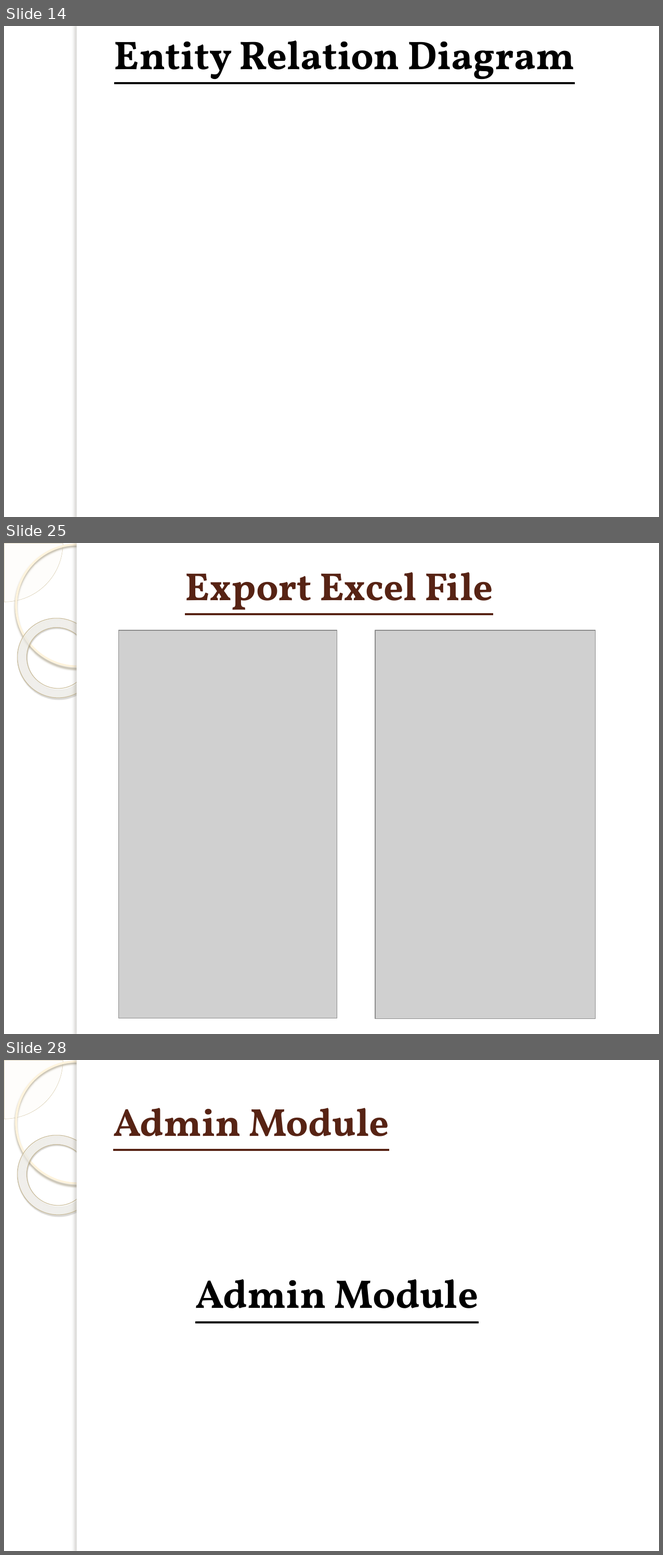
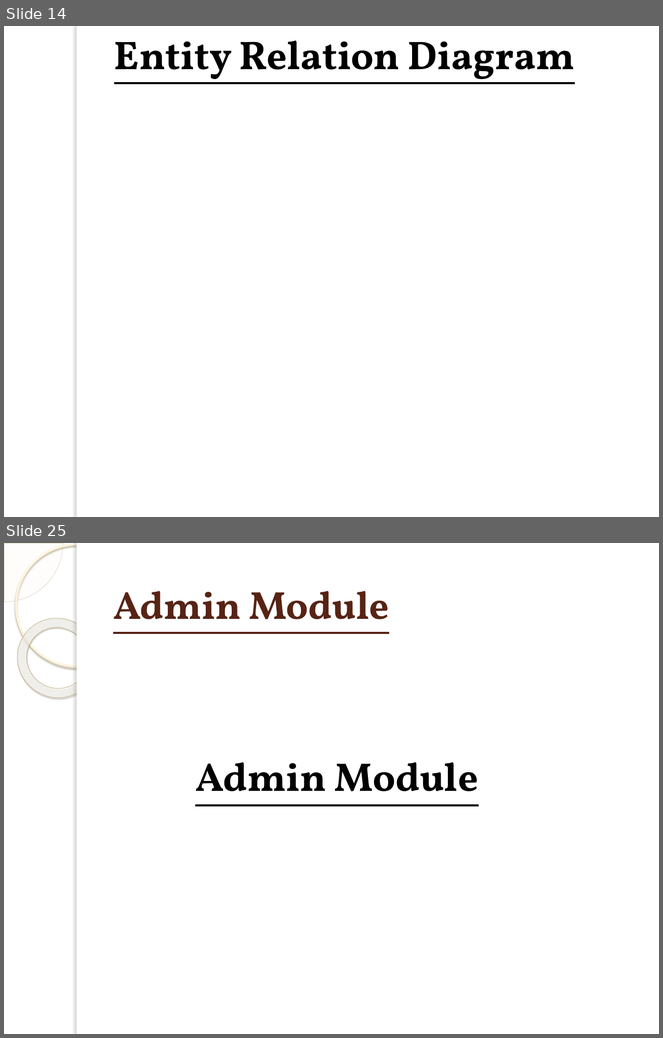
Before and after one commit to Muradali-786/fyp-thesis, a slide deck: fyp presentation New.pptx. Shown one above the other, each under a label of ours: slides 14, 25 and 28 before the commit, slides 14 and 25 after it; the slides between them are not shown. The pictures are 663x1555 and 663x1038 pixels, drawn with LibreOffice and Linux fonts; fonts in the diff are those of the drawing; grey boxes stand for pictures; background and template pictures are left out. Boxes give left, top, right and bottom in pixels: in the first picture for what was removed or moved away, otherwise in the second. Text is boxed around its words. In the diff, an @@ line names an element or a change of style, - is before the commit and + after.

```diff
--- a/fyp presentation New.pptx
+++ b/fyp presentation New.pptx
@@ slide 25 removed at (4,543,659,1034), background picture (left out); not listed: 5 template elements that a slide beside it also shows @@
@@ title removed at (185,572,493,615) @@
-Export Excel File
@@ picture removed at (118,630,337,1019) @@
@@ picture removed at (375,630,596,1019) @@
@@ what was slide 28 is now slide 25 @@
```
Also in this commit, not shown: 5 slides changed, 6 slides added, 8 other slides removed.
